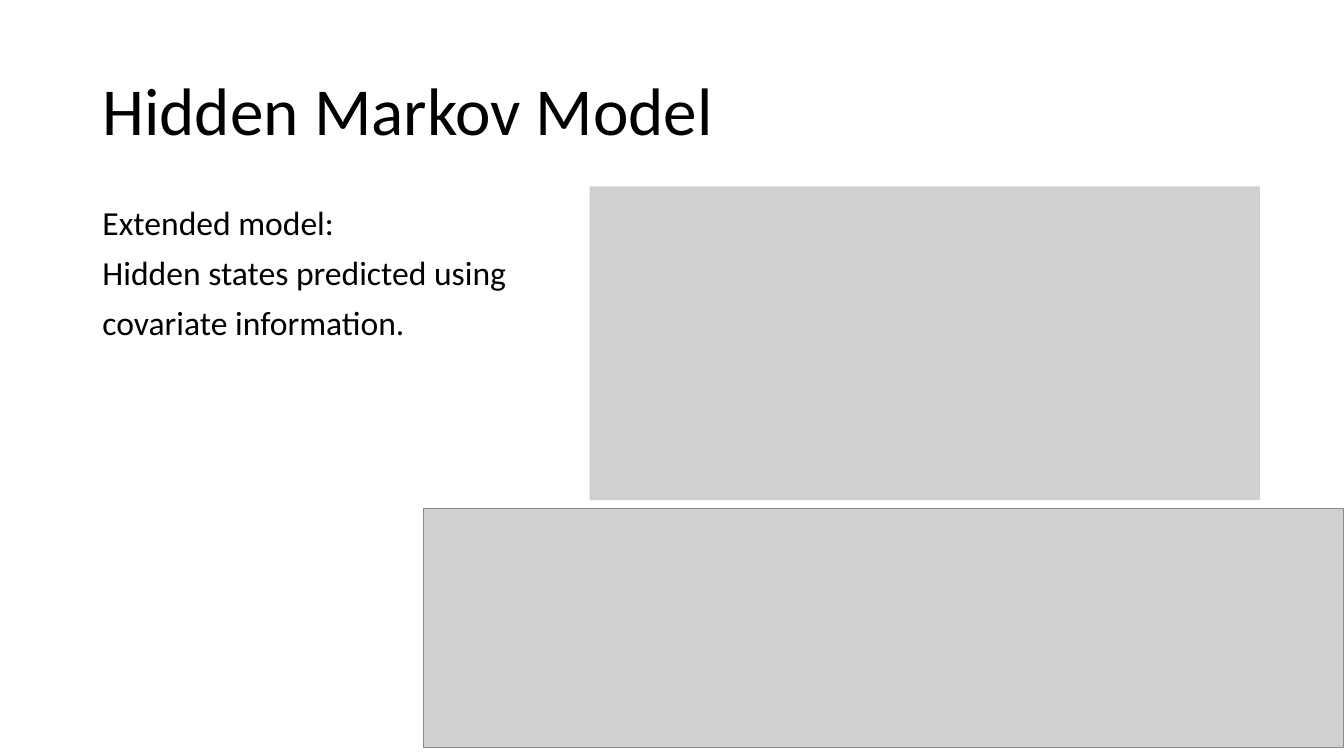
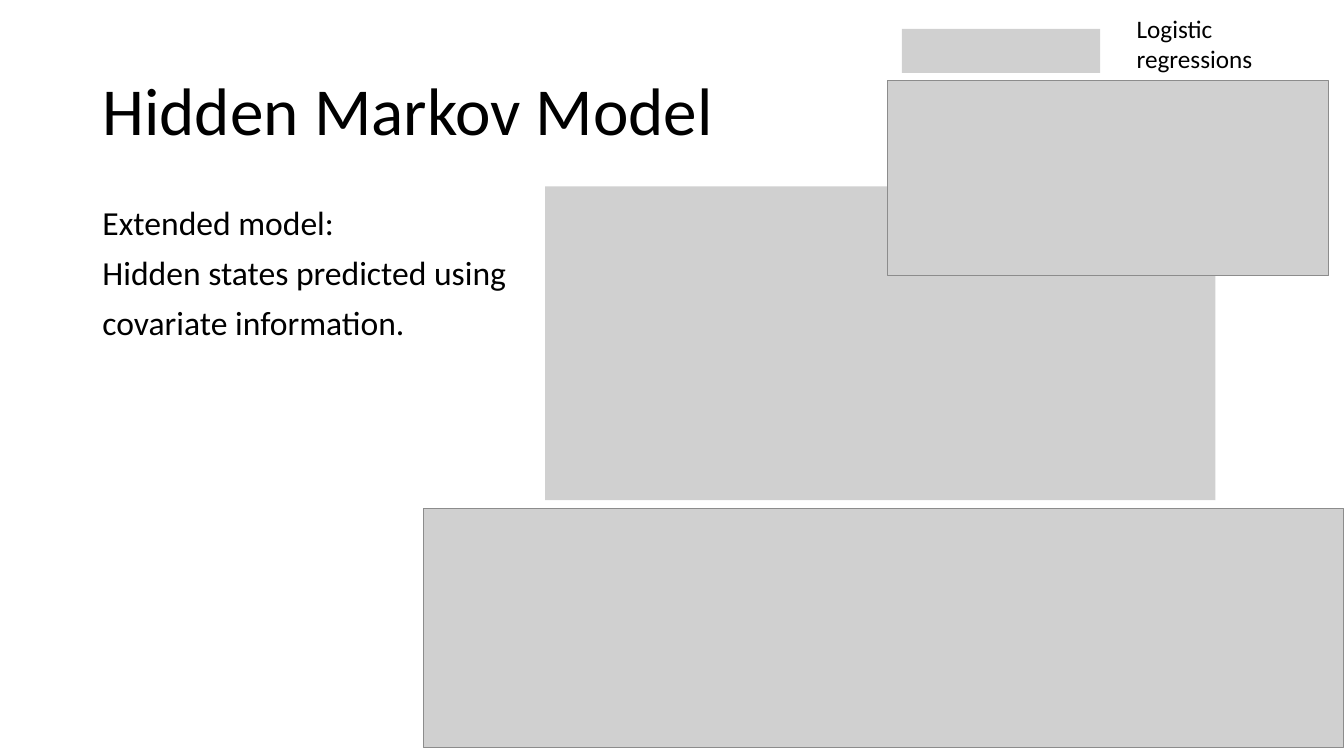
Before and after one commit to kmckee90/HMM_workshop_materials, a slide deck: slide 21 of HMM_decision_tasks.pptx. Drawn at 1344x756 pixels with LibreOffice and Linux fonts; fonts in the diff are those of the drawing; grey boxes stand for pictures. Boxes give left, top, right and bottom in pixels: in the first picture for what was removed or moved away, otherwise in the second. Text is boxed around its words. In the diff, an @@ line names an element or a change of style, - is before the commit and + after.

```diff
--- a/HMM_decision_tasks.pptx
+++ b/HMM_decision_tasks.pptx
@@ picture added at <box>902,29,1101,74</box> @@
@@ text added at <box>1137,20,1253,73</box>, 18 pt, text #000000 @@
+Logistic regressions
@@ picture added at <box>887,81,1329,275</box> @@
@@ picture: place and size @@
-picture at <box>590,187,1260,500</box>
+picture at <box>545,187,1216,500</box>
```
Also in this commit, not shown: 6 other slides changed, 3 slides added, 1 slide removed.
